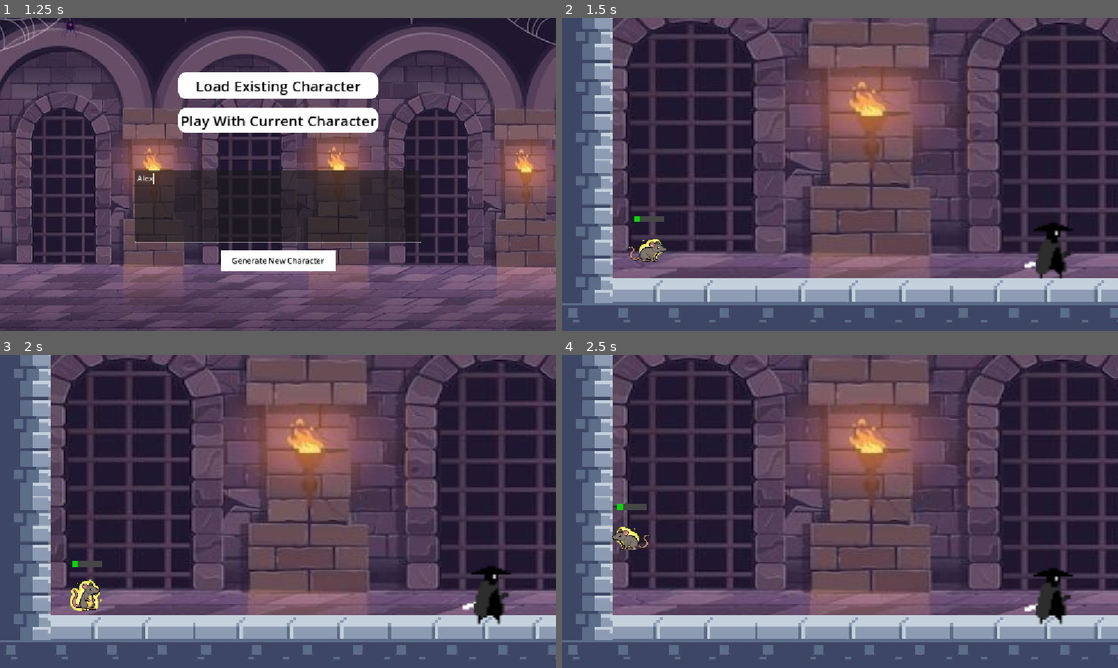
Above: before the commit, frames 1-4 (two rows, left to right).
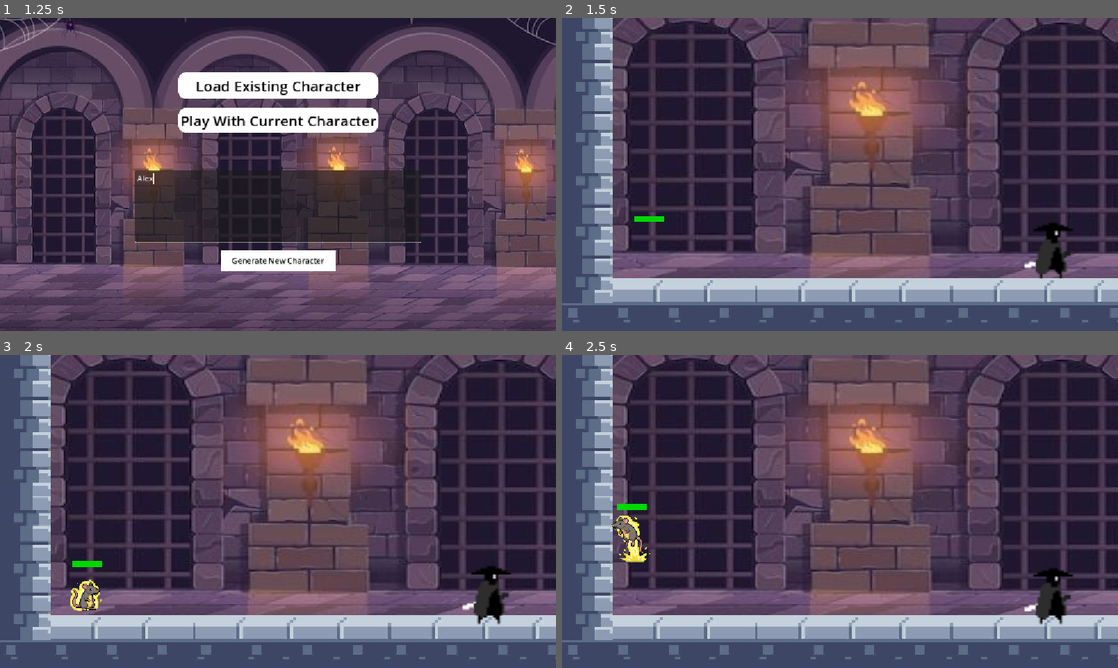
Above: after the commit, the same moments.

Repository: skyler-simpson/senior_design
Game: Godot game, scene res://Scenes/main_menu.tscn
The game is run twice, just before and just after one commit, with the same random seed, the same clock (stepped at 60 frames per second) and the same inputs.
Inputs (mouse positions are in pixels of both pictures, inside the frame that each line leads up to):
- Up to frame 1 (1.25 s): click (278, 205) at 0.52 s; type "Alex" at 0.6 s
- Up to frame 2 (1.5 s): click "Play With Current Character" at 1.25 s
- Up to frame 3 (2 s): no input
- Up to frame 4 (2.5 s): tap Enter (ui_accept) at 2, 2.27 s; move the mouse to (962, 495) at 2.02 s; hold A (move_right) from 2.03 s (still down); click (962, 495) at 2.1 s

Frame 1 is identical in both runs. In frame 2, 0.4% of the frame differs, in the area x 12-19%, y 63-78%; in frame 3, less than 0.1%; in frame 4, 0.7%, in the area x 8-16%, y 47-67%.

Commit message:
Fixed falling animation and set health back to 100

Diff:
--- a/src/Game Code/senior-design-project/Scenes/DarkSamurai.tscn
+++ b/src/Game Code/senior-design-project/Scenes/DarkSamurai.tscn
@@ -1,8 +1,7 @@
-[gd_scene load_steps=38 format=3 uid="uid://cyep4jp51tgi1"]
+[gd_scene load_steps=36 format=3 uid="uid://cyep4jp51tgi1"]
 
 [ext_resource type="Script" uid="uid://pdx5yi0bik0w" path="res://Scenes/dark_samurai.gd" id="1_o0lna"]
 [ext_resource type="Texture2D" uid="uid://cfpdxjb5q5xf7" path="res://Characters/TestingSprites/Old Characters/custome_skin_backup_20260403200928.png" id="2_o0lna"]
-[ext_resource type="Texture2D" uid="uid://c1tdbw3a835qf" path="res://Characters/TestingSprites/superman_test.png" id="3_e5m7y"]
 
 [sub_resource type="ShaderMaterial" id="ShaderMaterial_sh0fd"]
 
@@ -40,10 +39,6 @@
 atlas = ExtResource("2_o0lna")
 region = Rect2(384, 960, 192, 192)
 
-[sub_resource type="AtlasTexture" id="AtlasTexture_p18k1"]
-atlas = ExtResource("3_e5m7y")
-region = Rect2(576, 384, 192, 192)
-
 [sub_resource type="AtlasTexture" id="AtlasTexture_pav62"]
 atlas = SubResource("CompressedTexture2D_e5m7y")
 region = Rect2(0, 512, 128, 128)
@@ -152,10 +147,7 @@
 "name": &"die",
 "speed": 5.0
 }, {
-"frames": [{
-"duration": 1.0,
-"texture": SubResource("AtlasTexture_p18k1")
-}],
+"frames": [],
 "loop": true,
 "name": &"falling",
 "speed": 5.0
@@ -255,7 +247,7 @@
 material = SubResource("ShaderMaterial_sh0fd")
 scale = Vector2(4.0755434, 3.2046769)
 sprite_frames = SubResource("SpriteFrames_wtyr8")
-animation = &"attack1"
+animation = &"falling"
 
 [node name="CollisionShape2D" type="CollisionShape2D" parent="."]
 position = Vector2(5, 8)
--- a/src/Game Code/senior-design-project/Scenes/dark_samurai.gd
+++ b/src/Game Code/senior-design-project/Scenes/dark_samurai.gd
@@ -12,7 +12,7 @@
 @onready var health_bar = $HealthBar
 
 var max_health: int = 100
-var current_health: int = 20
+var current_health: int = 100
 var is_dead: bool = false
 
 var is_attacking: bool = false
